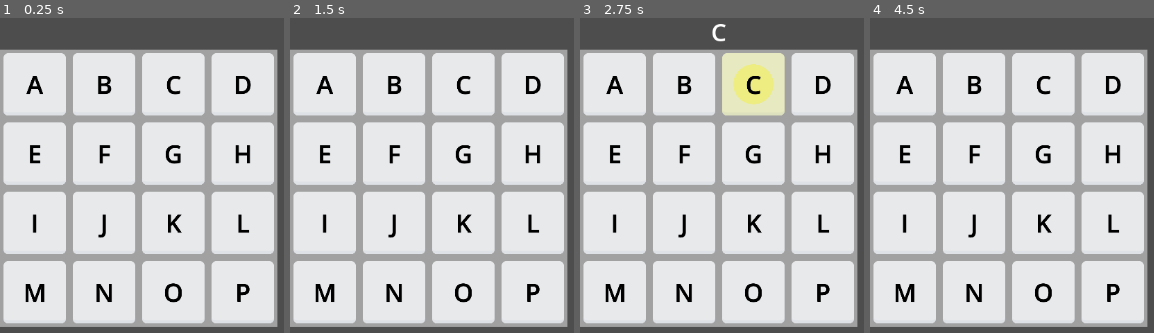
Above: before the commit, frames 1-4 (left to right).
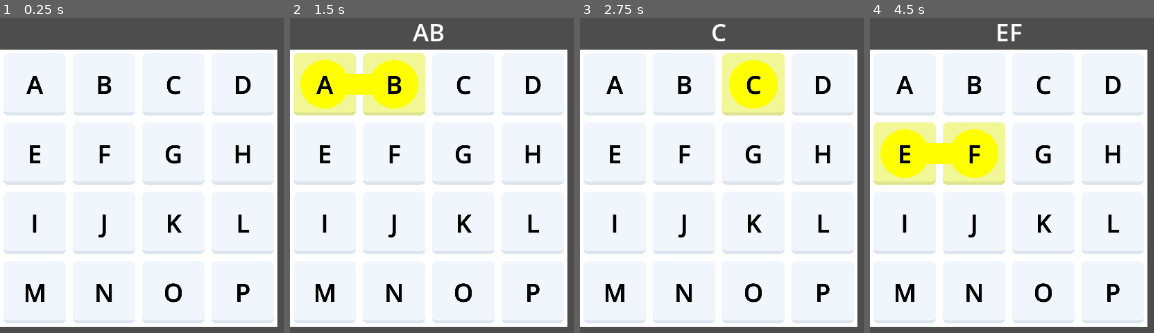
Above: after the commit, the same moments.

Repository: MarcoRizz/quadrati
Game: Godot game, scene res://scenes/main.tscn
Two runs of this game, one before a commit and one after it. Both use one fixed random seed, a clock stepped at 60 frames per second and the inputs below.
Inputs (mouse positions are in pixels of both pictures, inside the frame that each line leads up to):
- Up to frame 1 (0.25 s): no input
- Up to frame 2 (1.5 s): tap Enter at 0.5 s; move the mouse to (324, 84) at 0.52 s; press the mouse at (324, 84) at 0.53 s; tap Space at 1.25 s; move the mouse to (395, 84) at 1.27 s; release the mouse at (395, 84) at 1.28 s; click (395, 84) at 1.35 s
- Up to frame 3 (2.75 s): move the mouse to (753, 84) at 2.02 s; press the mouse at (753, 84) at 2.03 s
- Up to frame 4 (4.5 s): tap Enter at 2.75 s; move the mouse to (1111, 84) at 2.77 s; release the mouse at (1111, 84) at 2.78 s; click (1111, 84) at 2.85 s; move the mouse to (904, 153) at 3.52 s; press the mouse at (904, 153) at 3.53 s; tap Space at 4.25 s; move the mouse to (975, 153) at 4.27 s; release the mouse at (975, 153) at 4.28 s; click (975, 153) at 4.35 s

The runs differ from the first frame. In frame 1, 18% of the frame differs, in the area x 0-98%, y 9-99%; in frame 2, 27%; in frame 3, 22%; in frame 4, 27%, in the area x 0-98%, y 1-99%.

Commit message:
timer e gestione eventi

Diff:
--- a/project.godot
+++ b/project.godot
@@ -17,7 +17,7 @@
 
 [input]
 
-clic={
+click={
 "deadzone": 0.5,
 "events": [Object(InputEventMouseButton,"resource_local_to_scene":false,"resource_name":"","device":-1,"window_id":0,"a …(253 unchanged characters)…
 ]
--- a/scenes/grid.tscn
+++ b/scenes/grid.tscn
@@ -1,10 +1,20 @@
-[gd_scene load_steps=3 format=3 uid="uid://knuk1qdilmis"]
+[gd_scene load_steps=4 format=3 uid="uid://knuk1qdilmis"]
 
 [ext_resource type="Script" path="res://scripts/grid.gd" id="1_bmk3s"]
+[ext_resource type="Script" path="res://scripts/path.gd" id="2_03yts"]
 [ext_resource type="PackedScene" uid="uid://c7ftdk55r810x" path="res://scenes/tile.tscn" id="2_ayh7i"]
 
 [node name="Grid" type="Node2D"]
 script = ExtResource("1_bmk3s")
+
+[node name="Path" type="Line2D" parent="."]
+z_index = 1
+width = 30.0
+default_color = Color(1, 1, 0, 1)
+script = ExtResource("2_03yts")
+
+[node name="Polygon2D" type="Polygon2D" parent="."]
+polygon = PackedVector2Array(0, 0, 400, 0, 400, 400, 0, 400)
 
 [node name="Node2D" type="Node2D" parent="."]
 
@@ -80,14 +90,9 @@
 grid_x = 3
 grid_y = 3
 
-[node name="Path" type="Line2D" parent="."]
-z_index = 1
-width = 30.0
-default_color = Color(1, 1, 0, 1)
-
-[node name="Polygon2D" type="Polygon2D" parent="."]
-color = Color(0.87451, 0.87451, 0.87451, 0.576471)
-polygon = PackedVector2Array(0, 0, 400, 0, 400, 400, 0, 400)
+[node name="Timer" type="Timer" parent="."]
+wait_time = 0.5
+one_shot = true
 
 [connection signal="attempt_result" from="." to="Node2D/tile00" method="_on_grid_attempt_result"]
 [connection signal="attempt_result" from="." to="Node2D/tile10" method="_on_grid_attempt_result"]
@@ -105,6 +110,22 @@
 [connection signal="attempt_result" from="." to="Node2D/tile13" method="_on_grid_attempt_result"]
 [connection signal="attempt_result" from="." to="Node2D/tile23" method="_on_grid_attempt_result"]
 [connection signal="attempt_result" from="." to="Node2D/tile33" method="_on_grid_attempt_result"]
+[connection signal="clear_grid" from="." to="Node2D/tile00" method="_on_grid_clear_grid"]
+[connection signal="clear_grid" from="." to="Node2D/tile10" method="_on_grid_clear_grid"]
+[connection signal="clear_grid" from="." to="Node2D/tile20" method="_on_grid_clear_grid"]
+[connection signal="clear_grid" from="." to="Node2D/tile30" method="_on_grid_clear_grid"]
+[connection signal="clear_grid" from="." to="Node2D/tile01" method="_on_grid_clear_grid"]
+[connection signal="clear_grid" from="." to="Node2D/tile11" method="_on_grid_clear_grid"]
+[connection signal="clear_grid" from="." to="Node2D/tile21" method="_on_grid_clear_grid"]
+[connection signal="clear_grid" from="." to="Node2D/tile31" method="_on_grid_clear_grid"]
+[connection signal="clear_grid" from="." to="Node2D/tile02" method="_on_grid_clear_grid"]
+[connection signal="clear_grid" from="." to="Node2D/tile12" method="_on_grid_clear_grid"]
+[connection signal="clear_grid" from="." to="Node2D/tile22" method="_on_grid_clear_grid"]
+[connection signal="clear_grid" from="." to="Node2D/tile32" method="_on_grid_clear_grid"]
+[connection signal="clear_grid" from="." to="Node2D/tile03" method="_on_grid_clear_grid"]
+[connection signal="clear_grid" from="." to="Node2D/tile13" method="_on_grid_clear_grid"]
+[connection signal="clear_grid" from="." to="Node2D/tile23" method="_on_grid_clear_grid"]
+[connection signal="clear_grid" from="." to="Node2D/tile33" method="_on_grid_clear_grid"]
 [connection signal="selection_attempt" from="Node2D/tile00" to="." method="_on_tile_selection"]
 [connection signal="selection_attempt" from="Node2D/tile10" to="." method="_on_tile_selection"]
 [connection signal="selection_attempt" from="Node2D/tile20" to="." method="_on_tile_selection"]
@@ -121,3 +142,4 @@
 [connection signal="selection_attempt" from="Node2D/tile13" to="." method="_on_tile_selection"]
 [connection signal="selection_attempt" from="Node2D/tile23" to="." method="_on_tile_selection"]
 [connection signal="selection_attempt" from="Node2D/tile33" to="." method="_on_tile_selection"]
+[connection signal="timeout" from="Timer" to="." method="_on_timer_timeout"]
--- a/scenes/main.tscn
+++ b/scenes/main.tscn
@@ -18,4 +18,5 @@
 vertical_alignment = 1
 script = ExtResource("3_2dkqv")
 
+[connection signal="attempt_result" from="." to="Grid" method="_on_main_attempt_result"]
 [connection signal="attempt_changed" from="Grid" to="Parola" method="_on_grid_attempt_changed"]
--- a/scripts/grid.gd
+++ b/scripts/grid.gd
@@ -4,8 +4,9 @@
 const myenums = preload("res://scripts/enum.gd")
 const grid_size := 4
 
-signal attempt_result(result)
+signal attempt_result(word_finded: bool, word: String)
 signal attempt_changed(word: String)
+signal clear_grid
 
 @export var tile_size := 90.0 #deprecated
 @export var tile_spacing := 10.0 #deprecated
@@ -18,6 +19,7 @@
 			 [$Node2D/tile30, $Node2D/tile31, $Node2D/tile32, $Node2D/tile33]]
 
 var attempt = {"letter": [], "xy": []}
+var ready_for_attempt = true
 #node_tile.scale.x = tile_size / node_tile.texture.get_width()
 
 # Called when the node enters the scene tree for the first time.
@@ -42,14 +44,6 @@
 			#assegno le lettere
 			tiles[x][y].get_node("Label").text = json_as_dict.today.grid[y][x]
 
-func _input(event):
-	if event is InputEventMouseButton:
-		if event.is_action_released("clic"):
-			path.clear_points()
-			print(attempt)
-			attempt.letter.clear()
-			attempt.xy.clear()
-
 func _on_tile_selection(recived_vector, selected, letter):
 	print("selection " + letter)
 	print("position: " + str(recived_vector.x) + ", " + str(recived_vector.y))
@@ -58,8 +52,7 @@
 	#capisco se sto tornando indietro o progredendo
 	if not selected and (len(attempt.xy) == 0 or recived_vector.distance_to(attempt.xy[-1]) < 1.5):
 		#aggiungo selezione
-		print("aggiungo")
-		path.add_point(elaborate_tile_coordinate(recived_vector))
+		path.mod_add_point(elaborate_tile_coordinate(recived_vector))
 		attempt.letter.append(letter)
 		attempt.xy.append(recived_vector)
 		i_tile_from_attempt(-1).selection_ok()
@@ -68,13 +61,9 @@
 
 
 	if selected and attempt_len > 1:
-		#print(recived_vector)
-		#print(attempt.xy[-1])
-		#print("tolgo")
 		if recived_vector - attempt.xy[-1] == - i_tile_from_attempt(-2).look_forward:
-			print("tolgo")
 			#undo ultima selezione
-			path.remove_point(path.get_point_count() - 1)
+			path.mod_remove_point(path.get_point_count() - 1)
 			i_tile_from_attempt(-1).remove_selection()
 			attempt.letter.resize(attempt_len - 1)
 			attempt.xy.resize(attempt_len - 1)
@@ -91,3 +80,18 @@
 
 func i_tile_from_attempt(i: int) -> Sprite2D:
 	return tiles[attempt.xy[i].x][attempt.xy[i].y]
+
+
+func _on_main_attempt_result(word_finded: bool, word: String) -> void:
+	attempt_result.emit(word_finded, word)
+	print(attempt)
+	ready_for_attempt = false
+	$Timer.start()
+
+
+func _on_timer_timeout() -> void:
+	path.mod_clear_points()
+	attempt.letter.clear()
+	attempt.xy.clear()
+	clear_grid.emit()
+	ready_for_attempt = true
--- a/scripts/main.gd
+++ b/scripts/main.gd
@@ -1,4 +1,10 @@
 extends Node2D
+
+signal attempt_result(word_finded: bool, word: String)
 
 func _ready() -> void:
 	pass
+
+func _input(event: InputEvent) -> void:
+	if event.is_action_released("click"):
+		attempt_result.emit(true, $Parola.text)
--- /dev/null
+++ b/scripts/path.gd
@@ -0,0 +1,17 @@
+extends Line2D
+
+func mod_add_point(coords: Vector2) -> void:
+	add_point(coords)
+	queue_redraw()
+
+func mod_remove_point(index: int) -> void:
+	remove_point(index)
+	queue_redraw()
+
+func mod_clear_points() -> void:
+	clear_points()
+	queue_redraw()
+
+func _draw() -> void:
+	for coords in self.points:
+		draw_circle(coords, 35, Color("ffff00"))
--- a/scripts/tile.gd
+++ b/scripts/tile.gd
@@ -28,36 +28,35 @@
 
 func _input(event):
 	if event is InputEventMouseButton:
-		if event.is_action_pressed("clic"):
+		if event.is_action_pressed("click") and $"../..".ready_for_attempt:
 			if get_rect().grow(sel_area_reduc_xside).has_point(get_local_mouse_position()): #todo: sostituire con Area2D click
 				selection_attempt.emit(Vector2(grid_x, grid_y), selected, get_node("Label").text)
-
-		if event.is_action_released("clic") and selected:
-			remove_selection()
 
 func remove_selection() -> void:
 	selected = false
 	look_forward = Vector2(0, 0)
 	self.modulate = origin_modulate
-	queue_redraw()
 
-func _draw() -> void:
-	if selected:
-		draw_circle(Vector2(0, 0), 80, Color("ffff00"))
-
-func _on_grid_attempt_result(result: Variant) -> void:
-	self.modulate = origin_modulate
-	#da inserire timer e colore in funzione di result
+func _on_grid_attempt_result(word_finded: bool, word: String) -> void:
+	#da inserire colore in funzione di result e contatore parole
+	pass
 
 
 func _on_area_2d_mouse_entered() -> void:
 	if Input.is_mouse_button_pressed(MOUSE_BUTTON_LEFT):
-			#self.modulate = Color(1, 1, 0.6)
-			#state = Constants.state.SELECTED
-			#queue_redraw()
-			selection_attempt.emit(Vector2(grid_x, grid_y), selected, get_node("Label").text)
+		#self.modulate = Color(1, 1, 0.6)
+		#state = Constants.state.SELECTED
+		selection_attempt.emit(Vector2(grid_x, grid_y), selected, get_node("Label").text)
 
 func selection_ok() -> void:
 	selected = true
 	self.modulate = Color(1, 1, 0.6)
-	queue_redraw()
+
+
+func _on_timer_timeout() -> void:
+	self.modulate = origin_modulate
+	print("timer timout")
+
+
+func _on_grid_clear_grid() -> void:
+	remove_selection()
